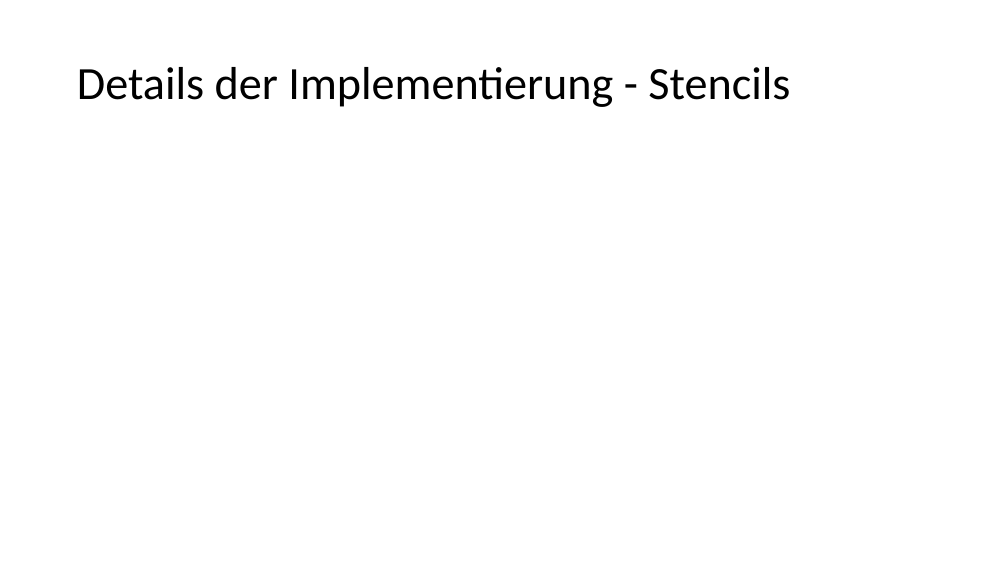
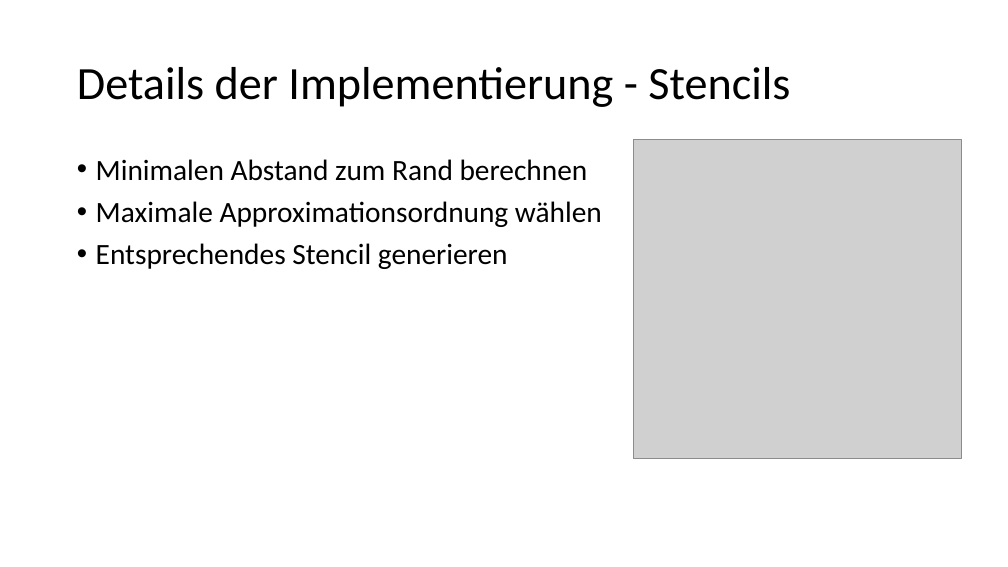
Before and after one commit to JMennenga/Numerik, a slide deck: slide 8 of Wirbelströmungen.pptx (slide 5 before the commit). Drawn at 1008x567 pixels with LibreOffice and Linux fonts; fonts in the diff are those of the drawing; grey boxes stand for pictures. Boxes give left, top, right and bottom in pixels: in the first picture for what was removed or moved away, otherwise in the second. Text is boxed around its words. In the diff, an @@ line names an element or a change of style, - is before the commit and + after.

```diff
--- a/Wirbelströmungen.pptx
+++ b/Wirbelströmungen.pptx
@@ picture added at [634,140,961,459] @@
@@ text added at [96,159,602,269], 28 pt, text #000000 @@
+• Minimalen Abstand zum Rand berechnen
+• Maximale Approximationsordnung wählen
+• Entsprechendes Stencil generieren
```
Also in this commit, not shown: 2 other slides changed, 7 slides added, 2 slides removed.
